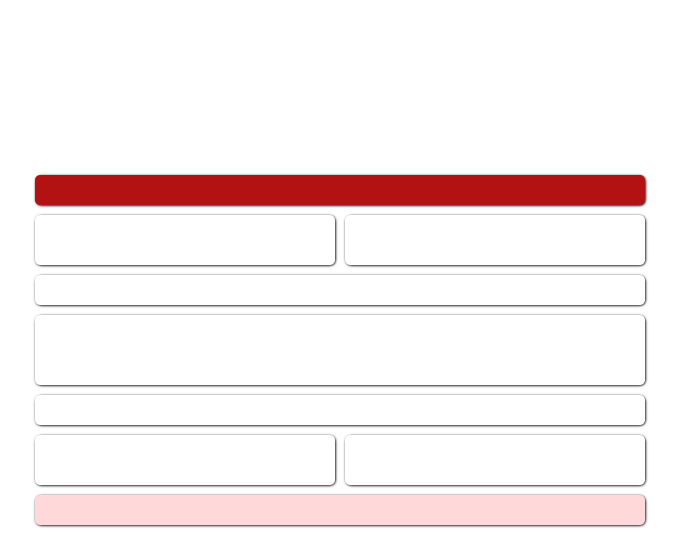
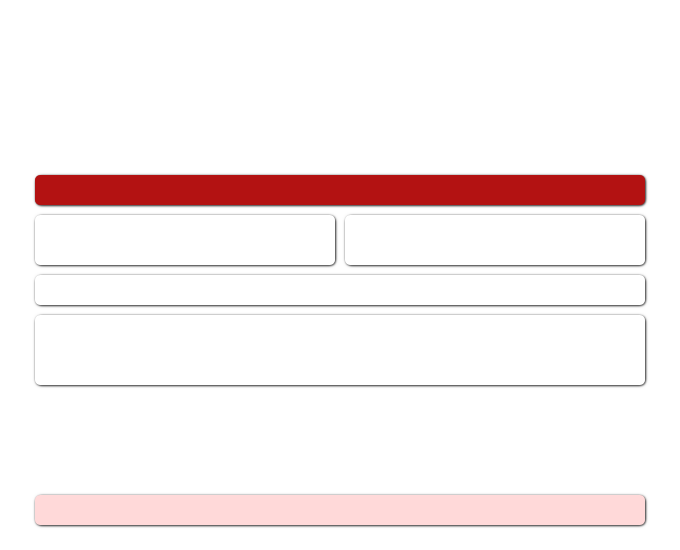
Two versions of the same layered image (680x550). Layer-by-layer changes:
removed layer "footer widget" over [35, 395, 645, 425]
removed layer "footer boxes" over [35, 435, 645, 485]
